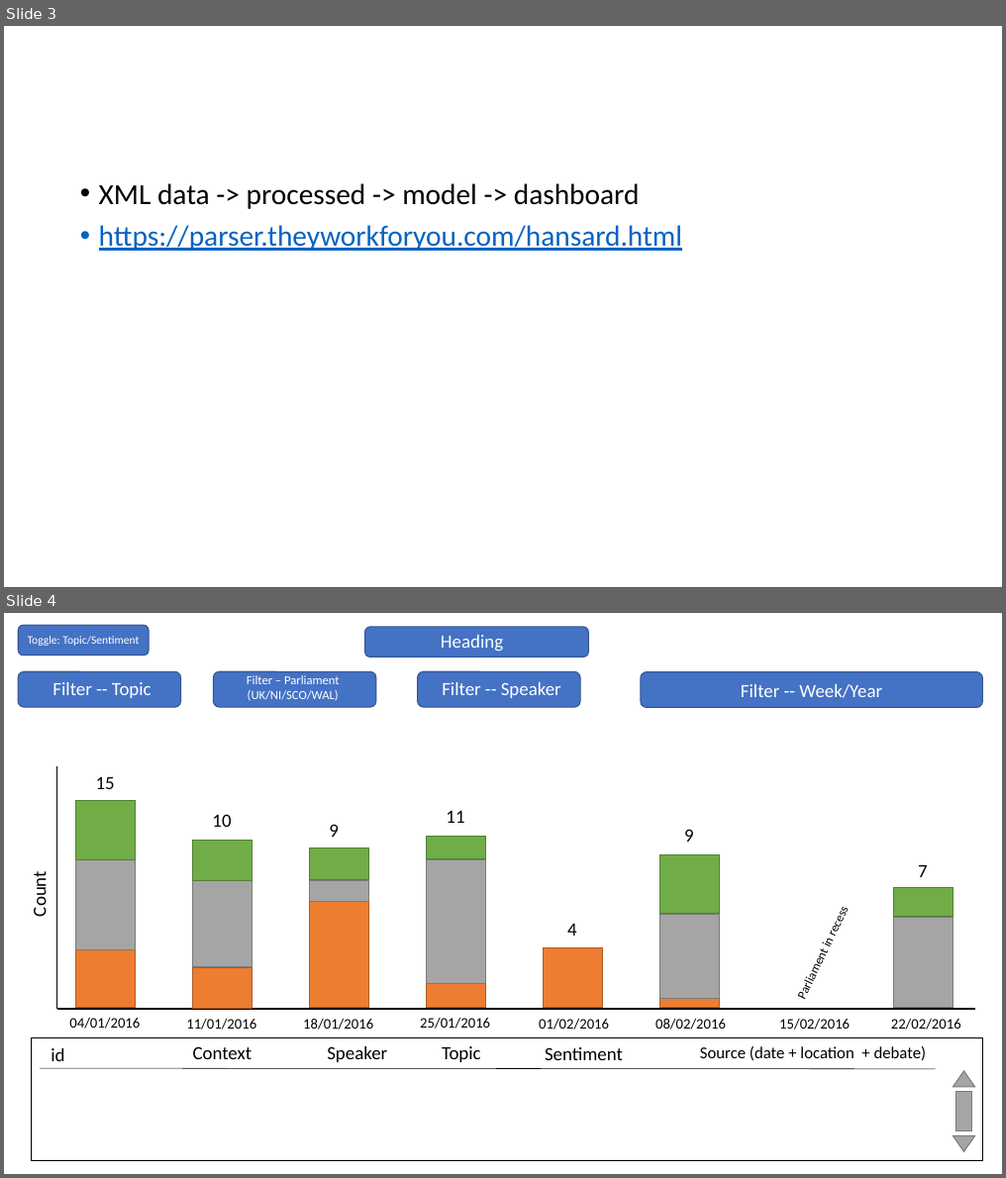
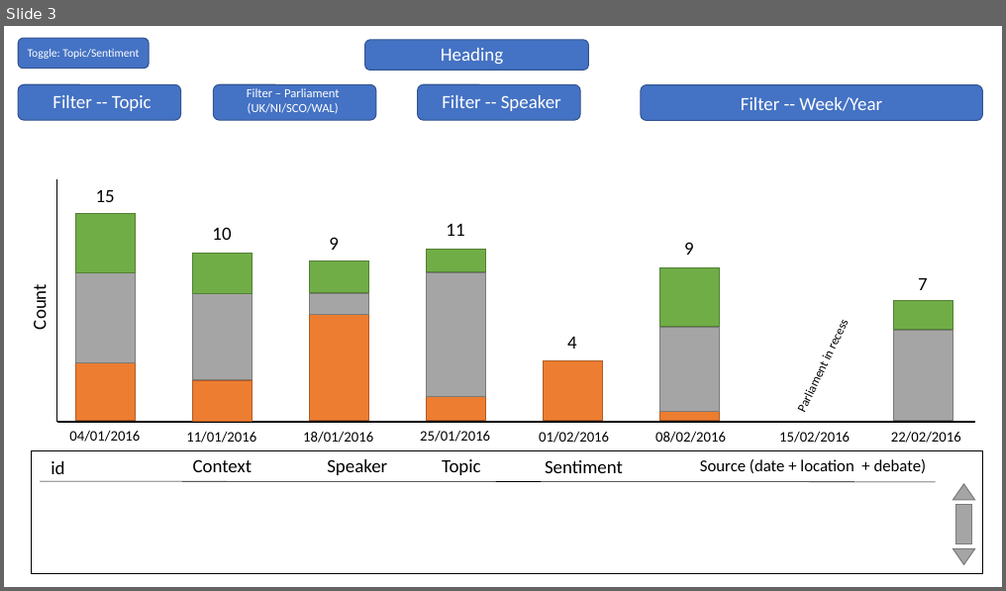
Before and after one commit to datasciencecampus/uk-parliament-stats, a slide deck: user-engagement/impact-task-and-finish-group--project-summary.pptx. Shown one above the other, each under a label of ours: slides 3 and 4 before the commit, slide 3 after it. The pictures are 1006x1178 and 1006x591 pixels, drawn with LibreOffice and Linux fonts; fonts in the diff are those of the drawing. Boxes give left, top, right and bottom in pixels: in the first picture for what was removed or moved away, otherwise in the second. Text is boxed around its words. In the diff, an @@ line names an element or a change of style, - is before the commit and + after.

```diff
--- a/user-engagement/impact-task-and-finish-group--project-summary.pptx
+++ b/user-engagement/impact-task-and-finish-group--project-summary.pptx
@@ slide 3 removed at (4,26,1002,587), background #FFFFFF @@
@@ text removed at (99,183,682,251) @@
-• XML data -> processed -> model -> dashboard
-• https://parser.theyworkforyou.com/hansard.html
@@ what was slide 4 is now slide 3 @@
```
Also in this commit, not shown: 3 slides changed, 1 slide added.
